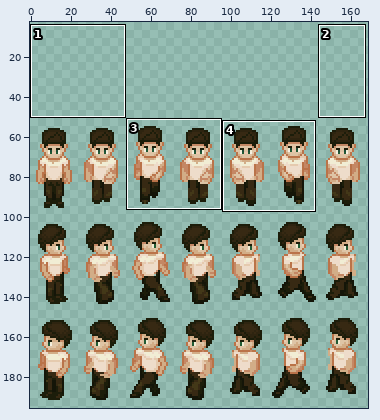
Pixel-art file: Assets/character/Main Character/character_animations.aseprite. Above: a wide view before the commit, with the close-up outlined.
Close-up. Earlier state:
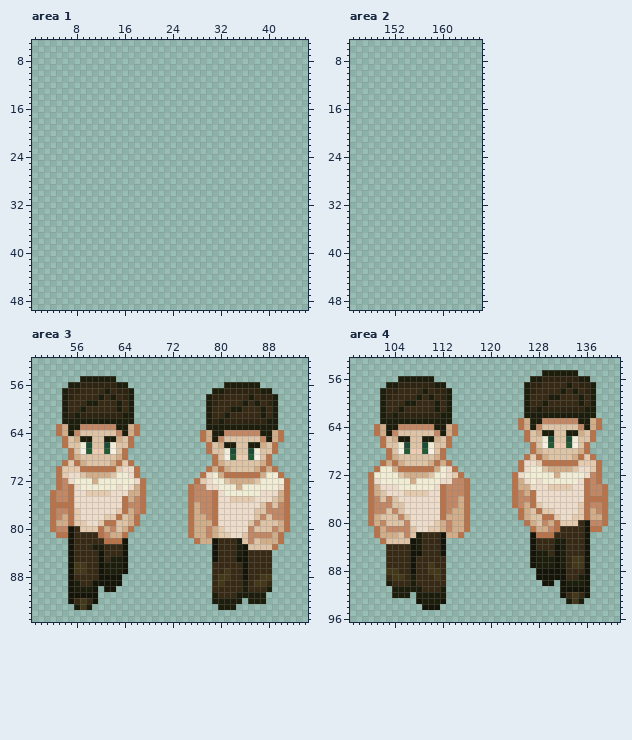
240x240 pixels, 1 frame. Colours within 5 levels of each other are drawn and written as one. Shown: area 1: x 1..46, y 5..49; area 2: x 145..166, y 5..49; area 3: x 49..94, y 52..95; area 4: x 97..141, y 53..96. The old version is drawn lined up with the new one. The wide view leaves out empty margins. The commit also changed other parts of the picture, which this record leaves out.
Now the later version:
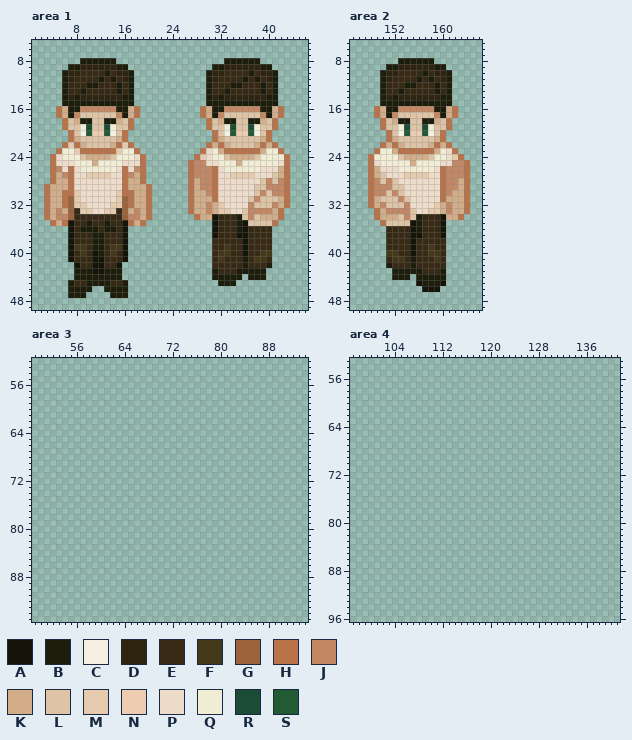
Palette (. is transparent): A #141508  B #1c1d0a  C #f6f0e3  D #2e2410  E #372913  F #433818  G #9b633b  H #ba7349  J #c48764  K #d2ad87  L #dec4a5  M #e5caae  N #edccb1  P #eedcca  Q #f1edd4  R #1c4b36  S #215a33
The edit:
whole drawing moved by +0,+48 (the old picture is shown already moved)
Changed rows in their new state; - is an unchanged pixel.
Area 1:
first column x 3:
 8 ------BBBBBB------------------BBBBBB-----
 9 ----BBDDDDDDBB--------------BBDDDDDDBB---
10 ---BDDEEEEBEDDB------------BDDEEEEBEDDB--
11 ---BDEEEEBEBEDB------------BDEEEEBEBEDB--
12 ---BEEEBBEEEBEB------------BEEEBBEEEBEB--
13 ---BEEBEEEEEBEB------------BEEBEEEEEBEB--
14 ---BDBDDDDDDDBB------------BDBDDDDDDDBB--
15 ---BBBBBBBBBBBB------------BBBBBBBBBBBB--
16 --HKBBJJJJJJBBKH----------HKBBJJJJJJBBKH-
17 --HKBJLLLLLLJBKH----------HKBJLLLLLLJBKH-
18 ---HLKBBLLBBKLH------------HLKBBLLBBKLH--
19 ---HLLQRLLRQLLH------------HLLQRLLRQLLH--
20 ----HLCSNNSCLH--------------HLCSNNSCLH---
21 ----HKLLLLLLKH--------------HKLLLLLLKH---
22 ---HMHKLLLLKHMH------------HKHKLLLLKHKH--
23 --HQQMHHHHHHMQQH----------HPQKHHHHHHKQQH-
24 -HPQQQLKKKKLQQQPH--------HMPQQLKKKKLQQQQH
25 -HPPPQQQKQQQQPPPH-------HJJPPQQQKQQQQQQPH
26 -HJPHPQQQQQQPHPJH-------HJJJHPQQQQQQPPPKH
27 -HKJHPPMMMMPPHJKH-------HJJJHPPMMMMPPPLKH
28 -HKKHPPPPPPPPHKKH-------HKJJHPPPPPPPLJLJH
29 HKKKHPPPPPPPPHKKKH------HKJJHPPPPPPLLJJJH
30 HKKHHMPPPPPPMHHKKH------HKKJHPPPPPPLJLJJH
31 HKKHGMPPPPPPMGHKKH------HKKKHPPPPPLJLLLKH
32 HKKHGMMPPPPMMGHKKH------HKKJKMPPPPJLLLJKH
33 HKJKGEMMPPMMEGKJKH------HKKJKMMPPLJJJJKH-
34 HKJJGEEEEEEEEGJJKH-------HKKAEEEBLJLKKKH-
35 -HKHAEEBEEBEEAHKH-----------AEEEBALLLLH--
36 ----AEBBBEBBEA--------------AEEEBAEEEE---
37 ----AEEEBBEEEA--------------AEEEAAEEEE---
38 ----AEEEBBEEEA--------------EEEEEAEEEE---
39 ----AFFEBBEFFA--------------EEFEEAEEEE---
40 ----AEFEABEFEA--------------EFFEEAEEFF---
41 ----AEEEAAEEEA--------------EFEEEBEFFE---
42 -----AEEAAEEA---------------EEEEEBEEEB---
43 -----BBBAABBB---------------BEEEBBBBB----
44 -----BBBBBBBB---------------BBBBB-BBB----
45 ----BEEBBBBEEB---------------BBB---------
46 ----BBBB--BBBB---------------------------
47 ----BBB----BBB---------------------------
Area 2:
first column x 148:
 8 -----BBBBBB------
 9 ---BBDDDDDDBB----
10 --BDDEEEEBEDDB---
11 --BDEEEEBEBEDB---
12 --BEEEBBEEEBEB---
13 --BEEBEEEEEBEB---
14 --BDBDDDDDDDBB---
15 --BBBBBBBBBBBB---
16 -HKBBJJJJJJBBKH--
17 -HKBJLLLLLLJBKH--
18 --HLKBBLLBBKLH---
19 --HLLQRLLRQLLH---
20 ---HLCSNNSCLH----
21 ---HKLLLLLLKH----
22 --HKHKLLLLKHKH---
23 -HQQKHHHHHHKQPH--
24 HQQQQLKKKKLQQPMH-
25 HPQQQQQKQQQQPPJJH
26 HKPPPQQQQQQPHJJJH
27 HKLPPPMMMMPPHJJJH
28 HJLJLPPPPPPPHJJKH
29 HJJJLLPPPPPPHJJKH
30 HJJLJLPPPPPPHJKKH
31 HKLLLJLPPPPPHKKKH
32 HKJLLLJPPPPMKJKKH
33 -HKJJJJLPPMMKJKKH
34 -HKKKLJLBEEEAKKH-
35 --HLLLLABEEEA----
36 ---EEEEABEEEA----
37 ---EEEEAAEEEA----
38 ---EEEEAEEEEE----
39 ---EEEEAEEFEE----
40 ---FFEEAEEFFE----
41 ---EFFEBEEEFE----
42 ---BEEEBEEEEE----
43 ----BBBBBEEEB----
44 ----BBB-BBBBB----
45 --------ABBBA----
46 ---------AAA-----
Area 3:
first column x 52:
55 -----......-----------------------------
56 ---..........----------------......-----
57 --............-------------..........---
58 --............------------............--
59 --............------------............--
60 --............------------............--
61 --............------------............--
62 --............------------............--
63 -..............-----------............--
64 -..............----------..............-
65 --............-----------..............-
66 --............------------............--
67 ---..........-------------............--
68 ---..........--------------..........---
69 --............-------------..........---
70 -..............-----------............--
71 -..............----------..............-
72 -...............--------................
73 -...............-------.................
74 ................-------.................
75 ................-------.................
76 ................-------.................
77 ................-------.................
78 ...............--------.................
79 ...............--------.................
80 ..............---------.................
81 -............----------................-
82 ---..........-----------...............-
83 ---..........--------------...........--
84 ---..........--------------..........---
85 ---..........--------------..........---
86 ---..........--------------..........---
87 ---..........--------------..........---
88 ---.........---------------..........---
89 ---.........---------------..........---
90 ---.....-..----------------..........---
91 ---.....-------------------.........----
92 ---.....-------------------.....-...----
93 ----...---------------------...---------
Area 4:
first column x 100:
55 -----------------------------......-----
56 -----......----------------..........---
57 ---..........-------------............--
58 --............------------............--
59 --............------------............--
60 --............------------............--
61 --............------------............--
62 --............------------............--
63 --............-----------..............-
64 -..............----------..............-
65 -..............-----------............--
66 --............------------............--
67 --............-------------..........---
68 ---..........--------------..........---
69 ---..........-------------............--
70 --............-----------..............-
71 -..............----------..............-
72 ................--------...............-
73 .................-------...............-
74 .................-------................
75 .................-------................
76 .................-------................
77 .................-------................
78 .................--------...............
79 .................--------...............
80 .................---------..............
81 -................----------............-
82 -...............-----------..........---
83 --...........--------------..........---
84 ---..........--------------..........---
85 ---..........--------------..........---
86 ---..........--------------..........---
87 ---..........--------------..........---
88 ---..........---------------.........---
89 ---..........---------------.........---
90 ---..........----------------..-.....---
91 ----.........-------------------.....---
92 ----...-.....-------------------.....---
93 --------.....--------------------...----
94 ---------...----------------------------
Pixel boxes of the changes (left, top, right, bottom) in both close-ups:
added: (44, 58, 152, 298)
added: (188, 58, 290, 286)
added: (368, 58, 470, 292)
erased: (50, 376, 146, 610)
erased: (188, 382, 290, 610)
erased: (512, 370, 608, 604)
erased: (368, 376, 470, 610)
